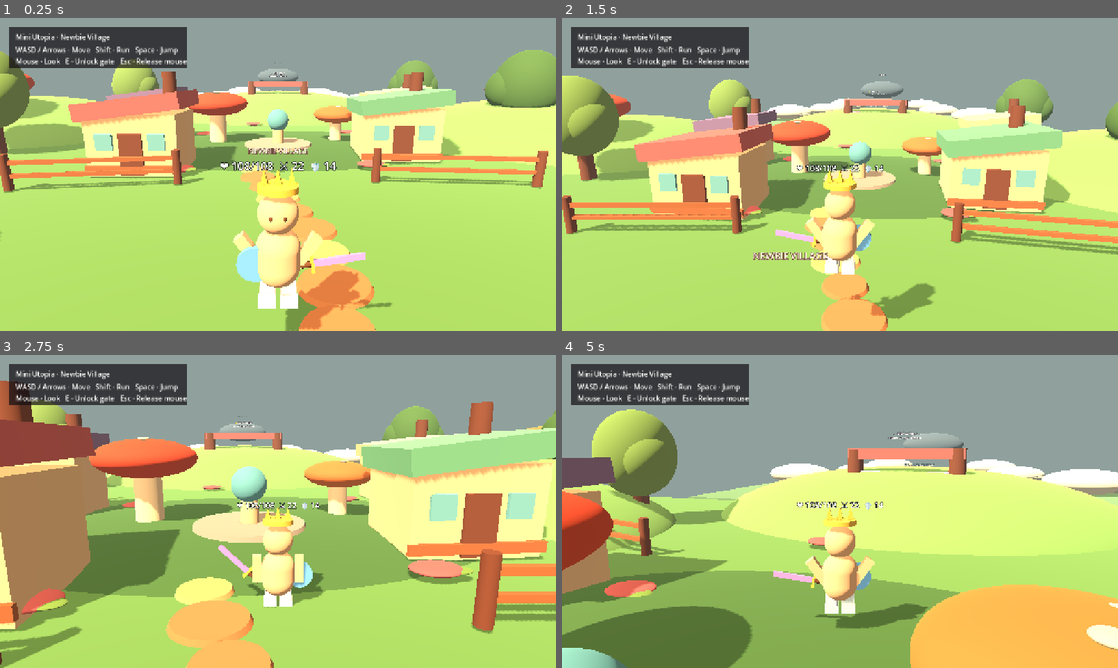
Above: before the commit, frames 1-4 (two rows, left to right).
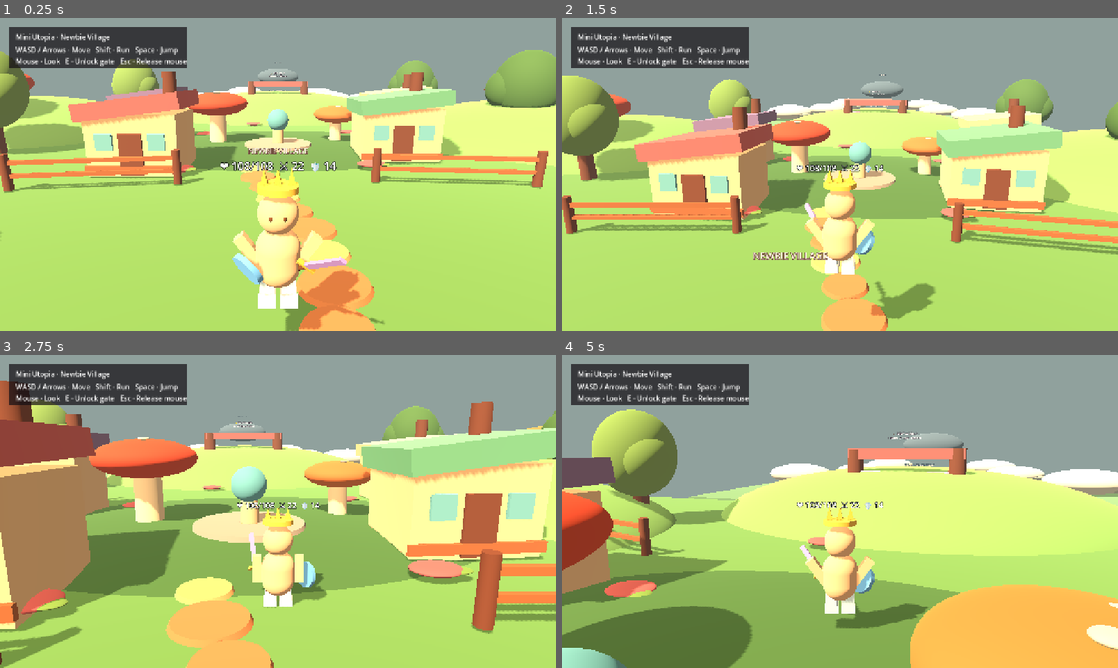
Above: after the commit, the same moments.

Repository: Mrlukahuang/mini-utopia-studio
Game: Godot game, scene res://scenes/main.tscn
The game is run twice, just before and just after one commit, with the same random seed, the same clock (stepped at 60 frames per second) and the same inputs.
Inputs (mouse positions are in pixels of both pictures, inside the frame that each line leads up to):
- Up to frame 1 (0.25 s): no input
- Up to frame 2 (1.5 s): tap Enter at 0.5 s; move the mouse to (867, 174) at 0.52 s; hold W (move_forward) from 0.53 s (still down); tap F (attack) at 0.6 s; tap Space (jump) at 0.77, 1.07 s; move the mouse to (812, 174) at 1.27 s; tap E (interact) at 1.35 s
- Up to frame 3 (2.75 s): keep holding W (move_forward); tap Space (jump) at 1.52, 1.82 s; move the mouse to (289, 505) at 2.02 s; hold Shift (run) from 2.03 s (still down)
- Up to frame 4 (5 s): keep holding W (move_forward); move the mouse to (834, 517) at 2.77 s; release Shift (run) at 2.78 s; tap F (attack) at 2.85 s; tap Space (jump) at 3.02, 3.32, 3.77, 4.07, 4.52, 4.82 s; move the mouse to (878, 514) at 3.52 s; tap E (interact) at 3.6 s; move the mouse to (795, 508) at 4.27 s; tap Shift (run) at 4.35 s

The runs differ from the first frame. In frame 1, 0.9% of the frame differs, in the area x 41-71%, y 72-98%; in frame 2, 0.4%; in frame 3, 0.4%; in frame 4, 0.5%.

Commit message:
fix(play01d): align Godot sword forward and shield outward

Diff:
--- a/godot/scripts/equipment_runtime.gd
+++ b/godot/scripts/equipment_runtime.gd
@@ -168,7 +168,11 @@
     blade.material_override = _material(color)
     root.add_child(blade)
 
-    root.rotation_degrees = Vector3(0.0, 0.0, -45.0)
+    # Front is +Z in the shared Avatar contract. Pitch the blade forward and
+    # upward while keeping only a small outward roll so it does not cross the
+    # torso in the default stance.
+    root.position = Vector3(0.0, 0.0, 0.05)
+    root.rotation_degrees = Vector3(45.0, 0.0, -8.0)
 
 
 static func _build_shield(root: Node3D, color: Color) -> void:
@@ -182,6 +186,11 @@
     shield.rotation_degrees = Vector3(90.0, 0.0, 0.0)
     shield.material_override = _material(color)
     root.add_child(shield)
+
+    # Left-hand shield sits outside the body and turns away from the torso.
+    # The partial yaw keeps the face readable while clearly pointing outward.
+    root.position = Vector3(-0.14, 0.0, 0.02)
+    root.rotation_degrees = Vector3(0.0, -55.0, 6.0)
 
 
 static func _build_headwear(
